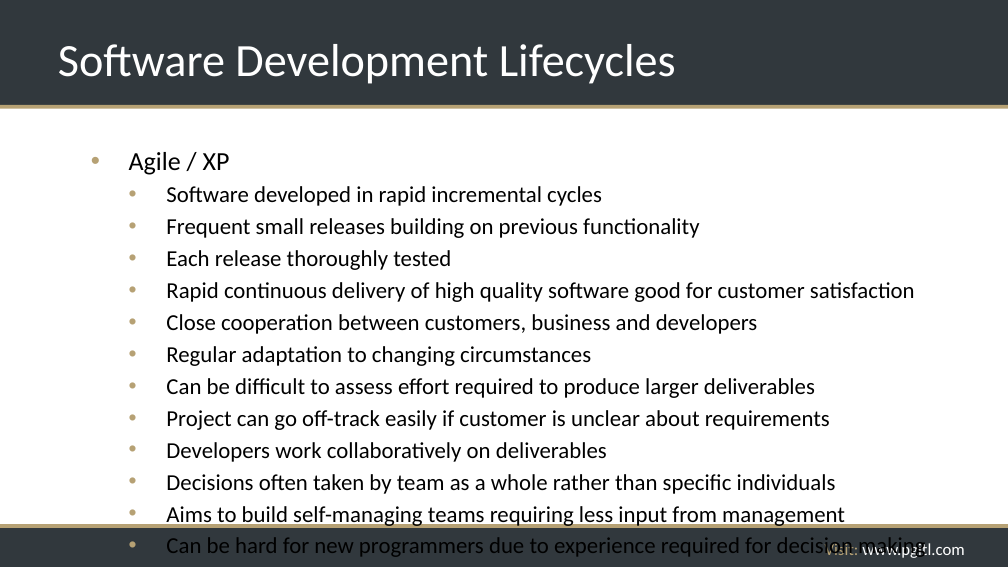
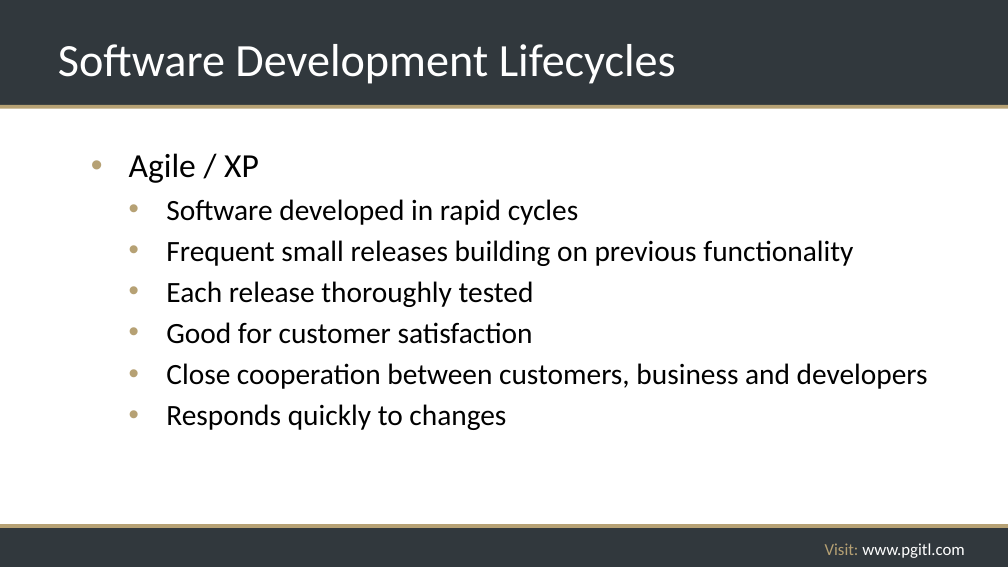
Before and after one commit to rikkouri/project-a, a slide deck: slide 191 of Programming Foundations.pptx (slide 185 before the commit). Drawn at 1008x567 pixels with LibreOffice and Linux fonts; fonts in the diff are those of the drawing; background and template pictures are left out. Boxes give left, top, right and bottom in pixels: in the first picture for what was removed or moved away, otherwise in the second. Text is boxed around its words. In the diff, an @@ line names an element or a change of style, - is before the commit and + after.

```diff
--- a/Programming Foundations.pptx
+++ b/Programming Foundations.pptx
@@ text at (129, 153, 928, 389): size 24.8 to 32 pt in "Agile / XP"; size 21.7 to 28 pt in "Frequent small releases building on previous functionality", "Each release thoroughly tested", "Close cooperation between customers, business and developers"; more space between paragraphs @@
@@ text at (166, 199, 579, 225): text changed; size 21.7 to 28 pt @@
-  • Software developed in rapid incremental cycles
+  • Software developed in rapid cycles
@@ text at (166, 322, 533, 344): text changed; size 21.7 to 28 pt @@
-  • Rapid continuous delivery of high quality software good for customer satisfaction
+  • Good for customer satisfaction
@@ text at (166, 404, 506, 430): text changed; size 21.7 to 28 pt @@
-  • Regular adaptation to changing circumstances
-  • Can be difficult to assess effort required to produce larger deliverables
-  • Project can go off-track easily if customer is unclear about requirements
-  • Developers work collaboratively on deliverables
-  • Decisions often taken by team as a whole rather than specific individuals
-  • Aims to build self-managing teams requiring less input from management
-  • Can be hard for new programmers due to experience required for decision making
+  • Responds quickly to changes
```
Also in this commit, not shown: 28 other slides changed, 15 slides added, 1 slide removed.
